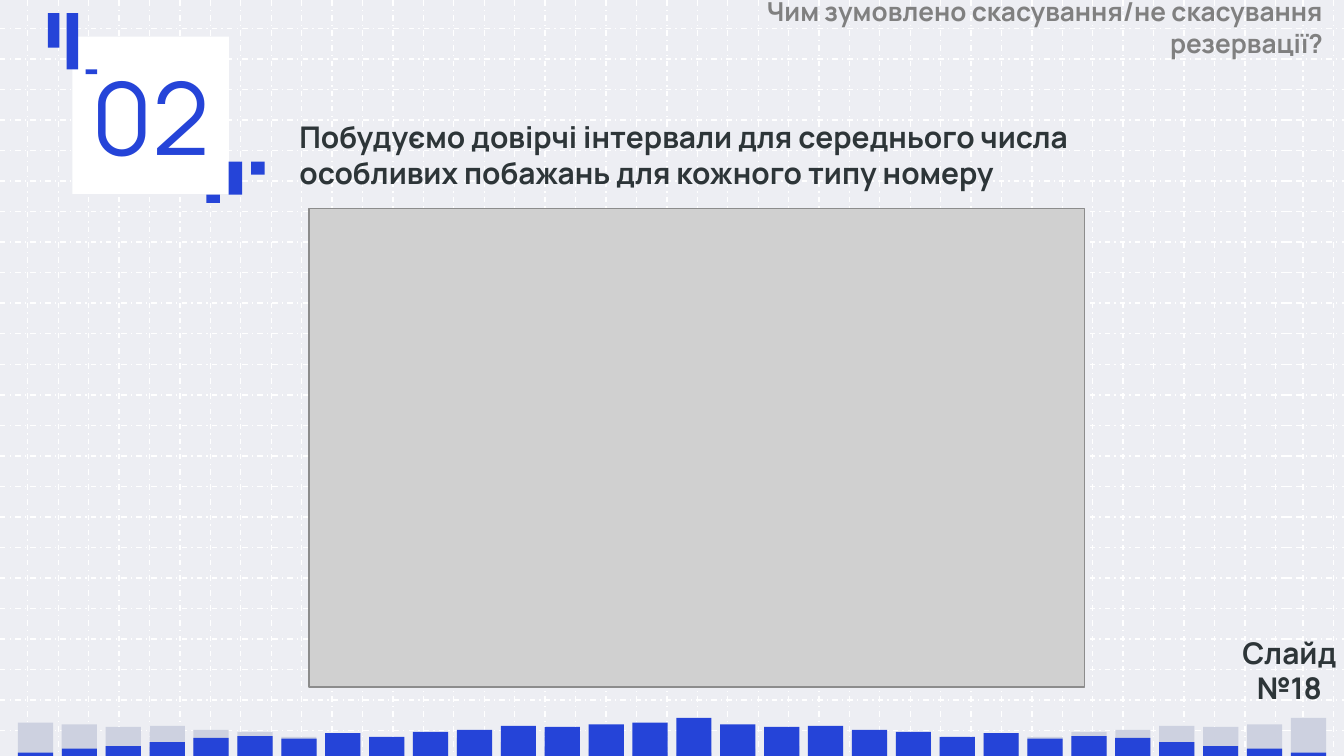
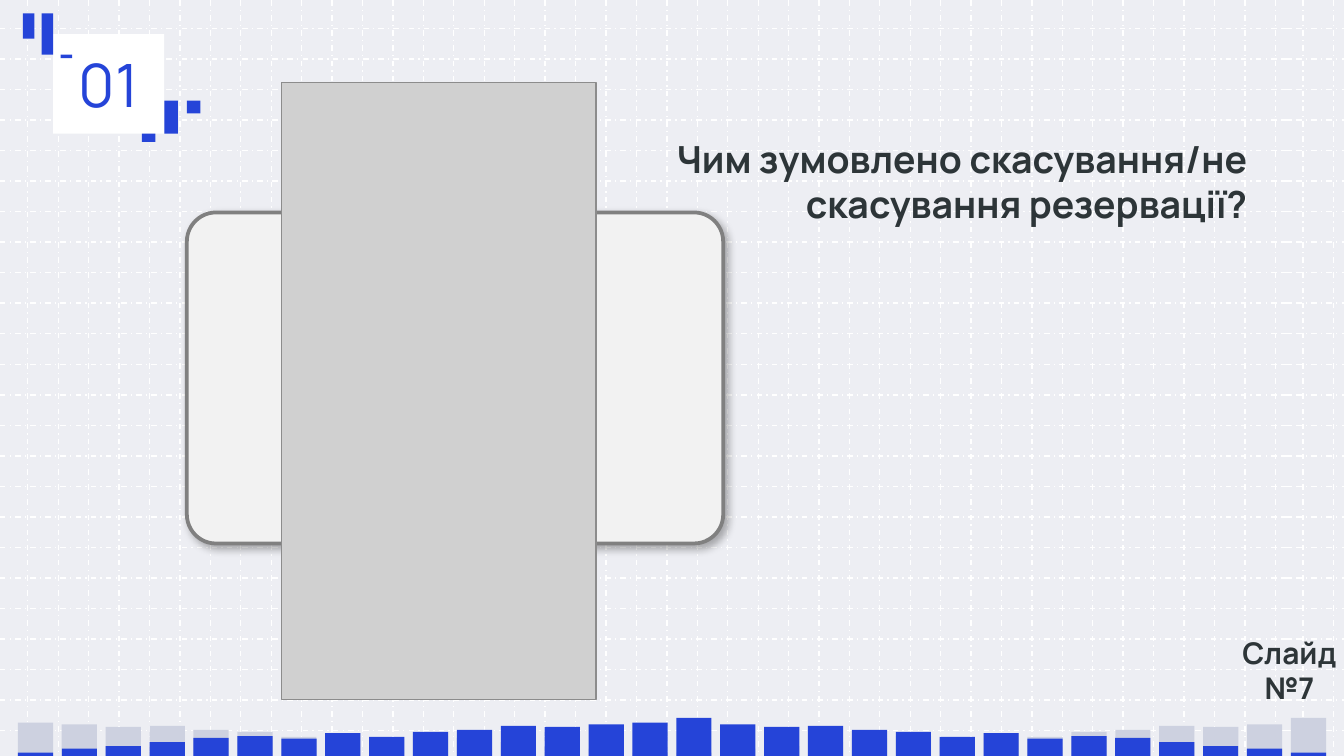
Before and after one commit to damyr-zaichenko/data_analysis_labs, a slide deck: slide 7 of lab3/Лабораторна 3.pptx (slide 14 before the commit). Drawn at 1344x756 pixels with LibreOffice and Linux fonts; fonts in the diff are those of the drawing; grey boxes stand for pictures. Boxes give left, top, right and bottom in pixels: in the first picture for what was removed or moved away, otherwise in the second. Text is boxed around its words. In the diff, an @@ line names an element or a change of style, - is before the commit and + after.

```diff
--- a/lab3/Лабораторна 3.pptx
+++ b/lab3/Лабораторна 3.pptx
@@ freeform shape: place and size @@
-freeform shape at bbox=[48, 13, 60, 48]
+freeform shape at bbox=[23, 13, 35, 39]
@@ freeform shape: place and size @@
-freeform shape at bbox=[67, 13, 79, 70]
+freeform shape at bbox=[42, 13, 54, 55]
@@ title "01": place and size @@
-title "01" at bbox=[73, 36, 228, 194]
+title "01" at bbox=[54, 34, 165, 133]
@@ freeform shape: place and size @@
-freeform shape at bbox=[86, 70, 98, 75]
+freeform shape at bbox=[60, 55, 71, 59]
@@ title at bbox=[79, 63, 139, 108]: text changed; size 54 to 32 pt @@
-02
+01
@@ picture added at bbox=[282, 82, 597, 699] @@
@@ 3 freeform shapes: place and size @@
-3 freeform shapes at bbox=[206, 161, 265, 203]
+3 freeform shapes at bbox=[142, 101, 200, 141]
@@ text removed at bbox=[299, 126, 1068, 191] @@
-Побудуємо довірчі інтервали для середнього числа особливих побажань для кожного типу номеру
@@ text "Чим зумовлено скасування/не скасування резервації?": place and size @@
-text "Чим зумовлено скасування/не скасування резервації?" at bbox=[767, 2, 1323, 59]
+text "Чим зумовлено скасування/не скасування резервації?" at bbox=[677, 146, 1248, 227]
@@ text "Чим зумовлено скасування/не скасування резервації?" at bbox=[677, 146, 1248, 227]: size 14 to 20 pt, text colour #808080 to #2D3538 @@
@@ picture removed at bbox=[309, 208, 1085, 687] @@
@@ rounded rectangle added at bbox=[187, 212, 439, 543], fill #F2F2F2, outline #808080 2 pt @@
@@ rounded rectangle added at bbox=[472, 212, 724, 543], fill #F2F2F2, outline #808080 2 pt @@
@@ text at bbox=[1242, 641, 1336, 699]: text changed @@
-Слайд №18
+Слайд №7
```
Also in this commit, not shown: 11 other slides changed, 7 slides added, 8 slides removed.
